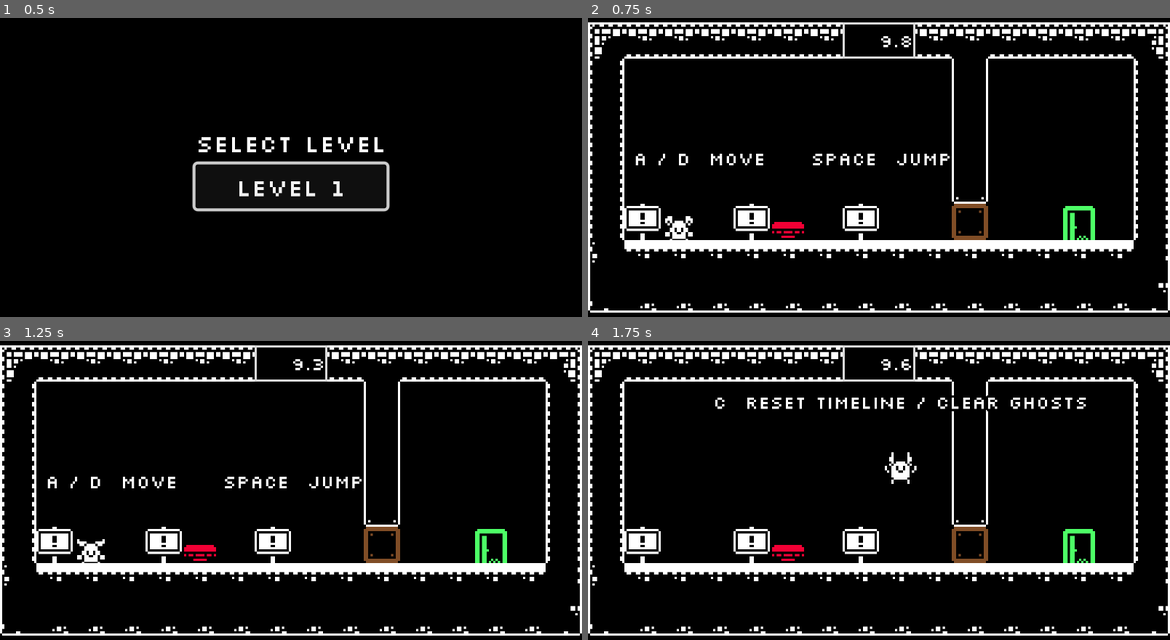
Above: before the commit, frames 1-4 (two rows, left to right).
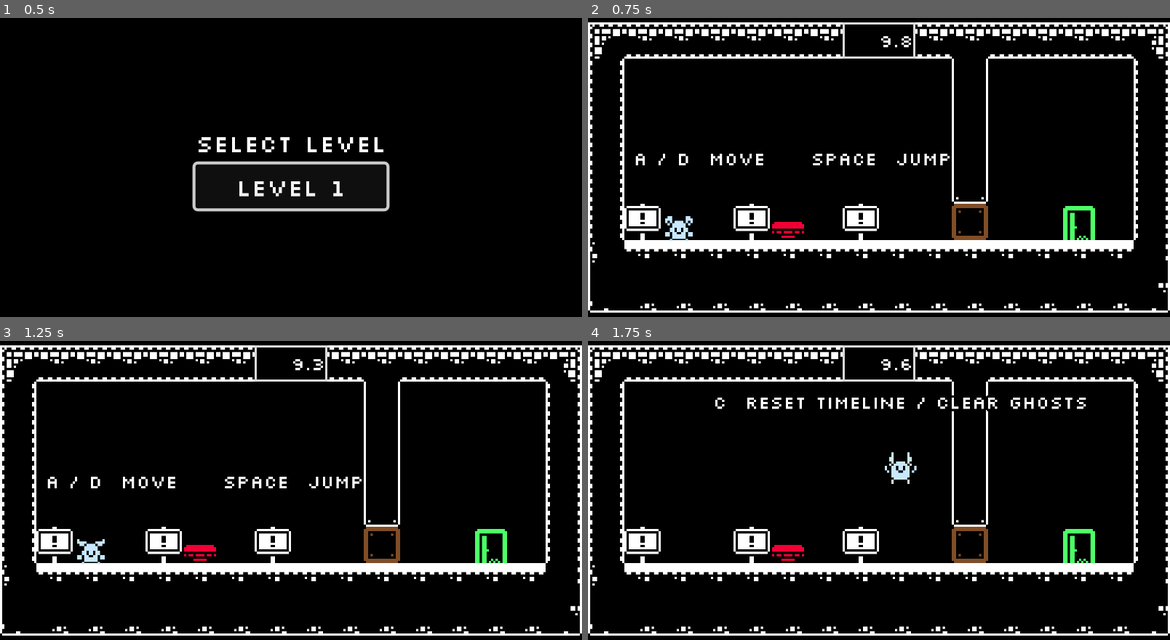
Above: after the commit, the same moments.

Repository: moellh/gmtk-game-jam-2026
Game: Godot game, scene res://src/level_select.tscn
The game is run twice, just before and just after one commit, with the same random seed, the same clock (stepped at 60 frames per second) and the same inputs.
Inputs:
- Up to frame 1 (0.5 s): no input
- Up to frame 2 (0.75 s): click "Level 1" at 0.5 s
- Up to frame 3 (1.25 s): no input
- Up to frame 4 (1.75 s): hold Right (move_right) from 1.28 s (still down); tap C (clear) at 1.35 s; tap Space (jump) at 1.52 s

Frame 1 is identical in both runs. In frame 2, 0.2% of the frame differs, in the area x 13-18%, y 66-75%; in frame 3, 0.2%; in frame 4, 0.2%, in the area x 51-57%, y 37-48%.

Commit message:
characters: distinguish player and ghosts

Diff:
--- a/src/ghost.tscn
+++ b/src/ghost.tscn
@@ -7,7 +7,7 @@
 size = Vector2(16, 15)
 
 [node name="Ghost" type="AnimatedSprite2D"]
-modulate = Color(1, 1, 1, 0.4)
+modulate = Color(0.62, 0.56, 0.72, 0.58)
 sprite_frames = ExtResource("2")
 script = ExtResource("1")
 
--- a/src/player.tscn
+++ b/src/player.tscn
@@ -11,6 +11,7 @@
 script = ExtResource("1_onrkg")
 
 [node name="AnimatedSprite2D" type="AnimatedSprite2D" parent="." unique_id=179012936]
+modulate = Color(0.78, 0.91, 1, 1)
 sprite_frames = ExtResource("2_frames")
 animation = &"run"
 frame_progress = 0.81196177
